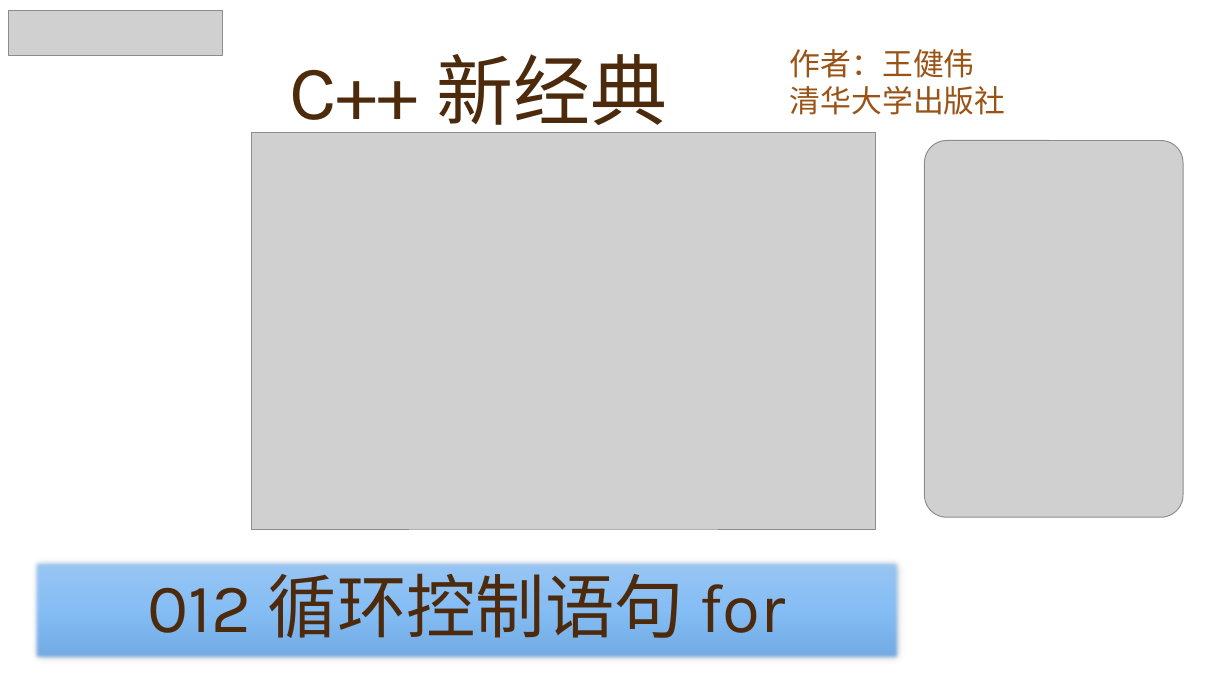
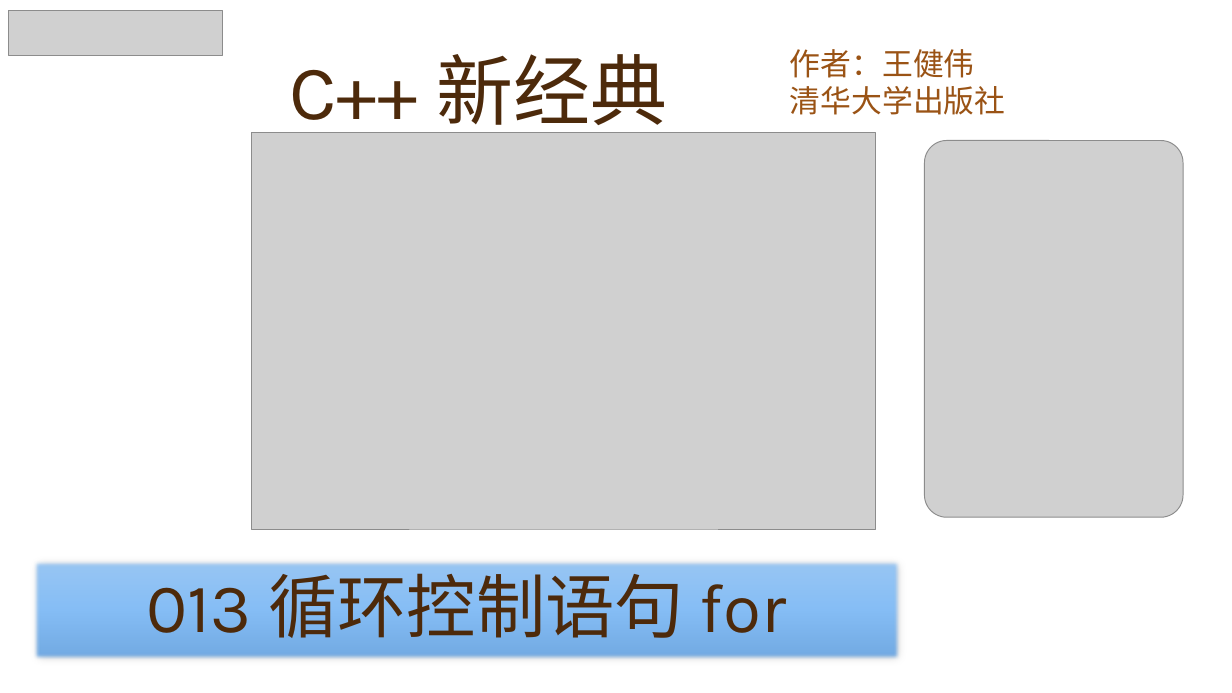
Before and after one commit to yasenstar/learn_cpp, a slide deck: slide 13 of cpp_new/C++ 新经典.pptx (slide 12 before the commit). Drawn at 1232x693 pixels with LibreOffice and Linux fonts; fonts in the diff are those of the drawing; grey boxes stand for pictures; background and template pictures are left out. Boxes give left, top, right and bottom in pixels: in the first picture for what was removed or moved away, otherwise in the second. Text is boxed around its words. In the diff, an @@ line names an element or a change of style, - is before the commit and + after.

```diff
--- a/cpp_new/C++ 新经典.pptx
+++ b/cpp_new/C++ 新经典.pptx
@@ text in rectangle at (147, 562, 787, 638): text changed @@
-012 循环控制语句 for
+013 循环控制语句 for
```
Also in this commit, not shown: 2 other slides changed, 1 slide added, 2 other files.
